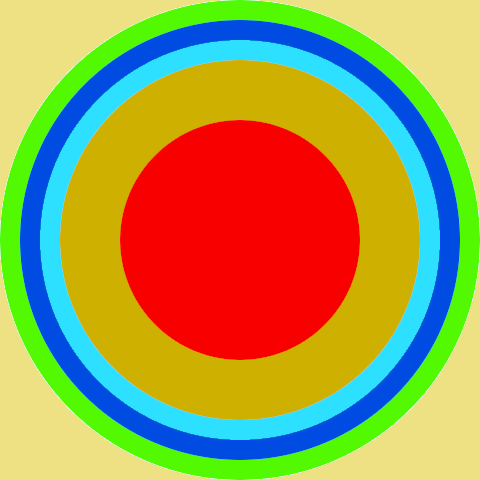
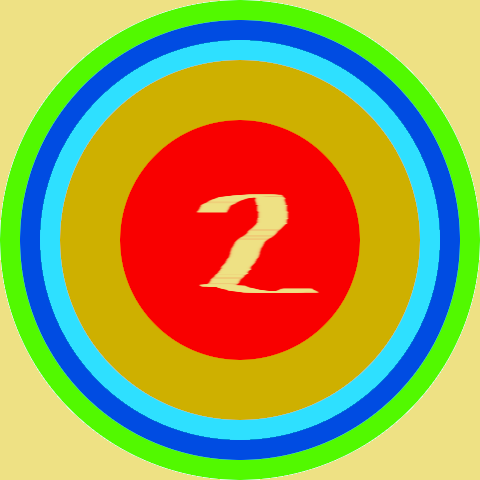
Before/after of a 480 × 480 layered artwork. What changed in the layer stack:
added layer "2" above "1" over [195,194,320,293]
